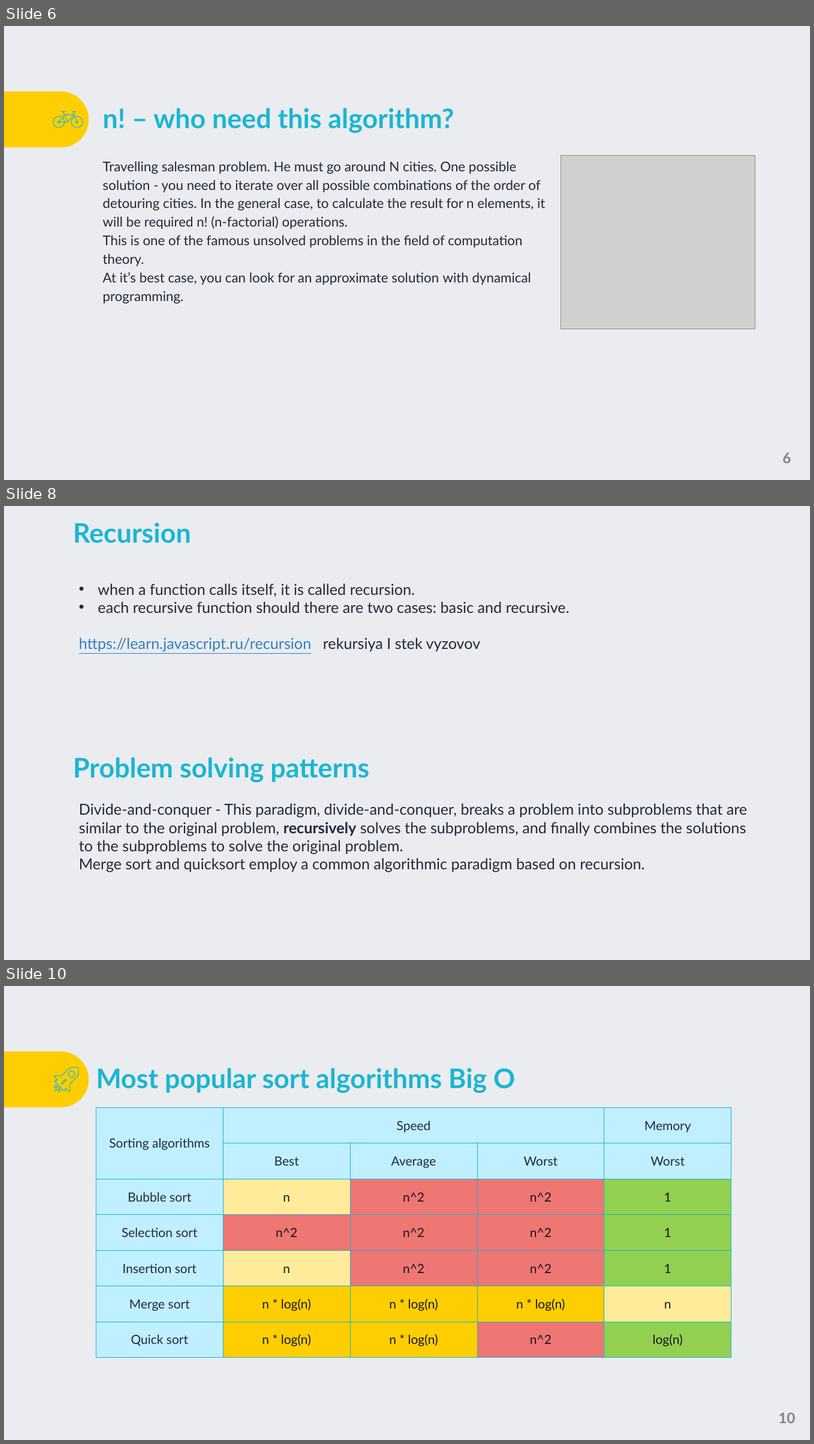
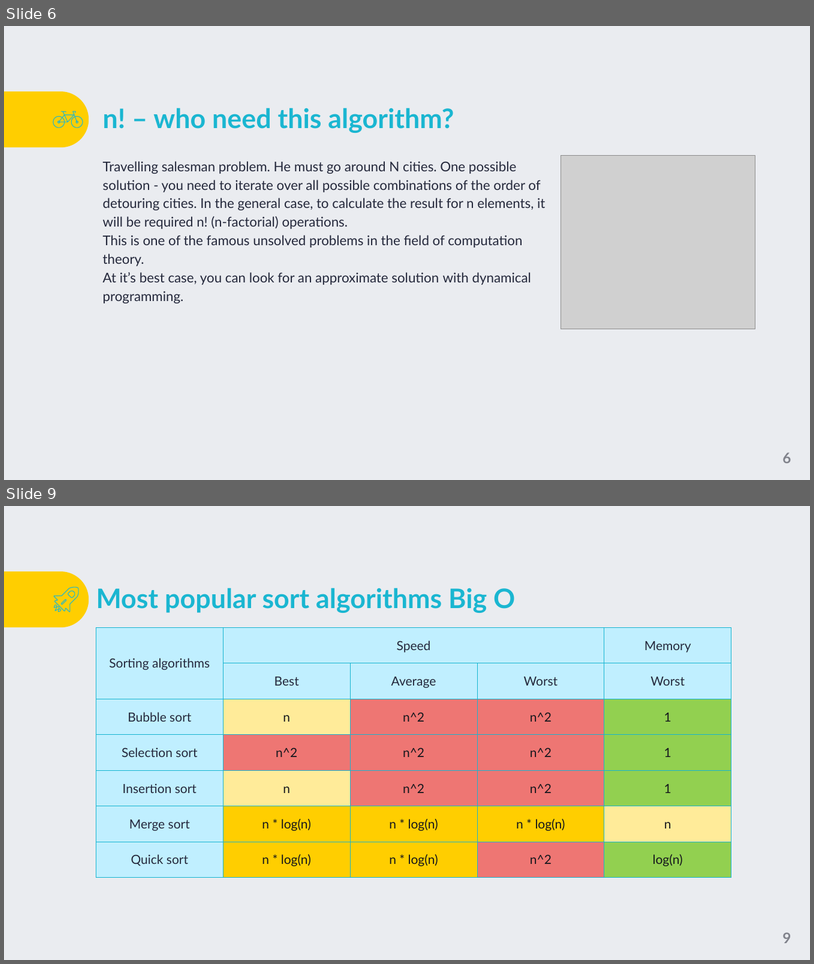
Before and after one commit to TigranVardanyan/Algorithms-and-Data-structures, a slide deck: ds&a.pptx. Shown one above the other, each under a label of ours: slides 6, 8 and 10 before the commit, slides 6 and 9 after it; the slides between them are not shown. The pictures are 814x1444 and 814x964 pixels, drawn with LibreOffice and Linux fonts; fonts in the diff are those of the drawing; grey boxes stand for pictures; background and template pictures are left out. Boxes give left, top, right and bottom in pixels: in the first picture for what was removed or moved away, otherwise in the second. Text is boxed around its words. In the diff, an @@ line names an element or a change of style, - is before the commit and + after.

```diff
--- a/ds&a.pptx
+++ b/ds&a.pptx
@@ slide 8 removed at bbox=[4, 506, 810, 960], background #EAECF0 @@
@@ text removed at bbox=[73, 523, 191, 543] @@
-Recursion
@@ text removed at bbox=[79, 583, 570, 652] @@
-• when a function calls itself, it is called recursion.
-• each recursive function should there are two cases: basic and recursive.
-https://learn.javascript.ru/recursion rekursiya I stek vyzovov
@@ title removed at bbox=[73, 757, 369, 782] @@
-Problem solving patterns
@@ text removed at bbox=[79, 803, 747, 872] @@
-Divide-and-conquer - This paradigm, divide-and-conquer, breaks a problem into subproblems that are similar to the original problem, recursively solves the subproblems, and finally combines the solutions to the subproblems to solve the original problem.
-Merge sort and quicksort employ a common algorithmic paradigm based on recursion.
@@ what was slide 10 is now slide 9 @@
@@ page number at bbox=[783, 932, 791, 943]: text changed @@
-10
+9
```
Also in this commit, not shown: 3 slides changed, 6 slides added, 4 other slides removed, 1 other file.
